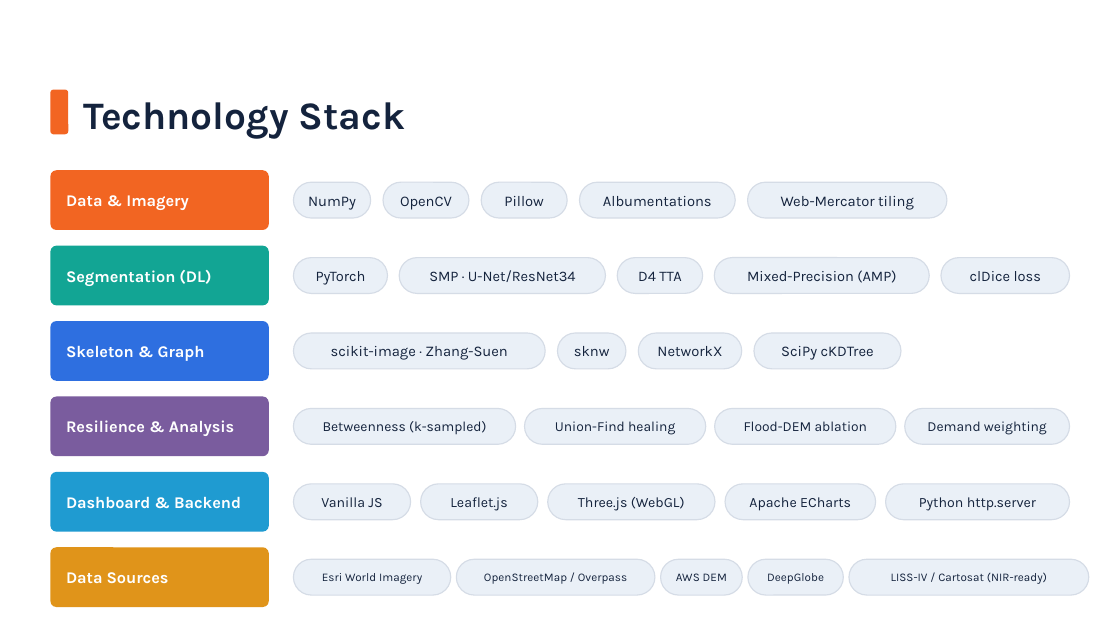
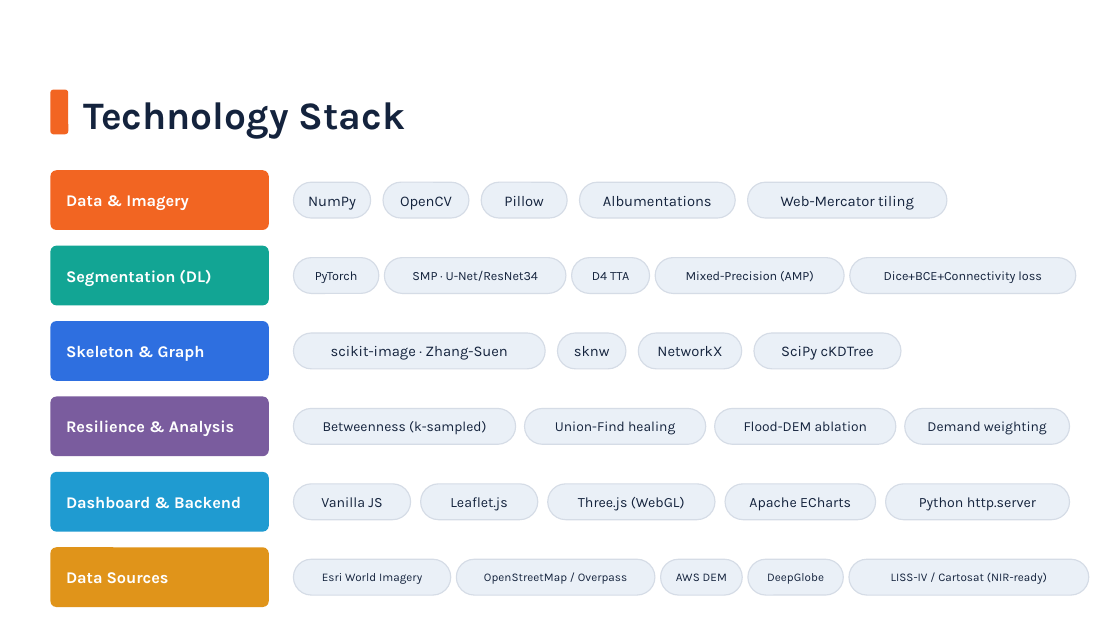
Before and after one commit to Viswas-R-Bhat/route-resilience, a slide deck: slide 8 of Escape_the_Matrix_ISRO_BAH_2026_PS4_Idea_Submission.pptx. Drawn at 1120x630 pixels with LibreOffice and Linux fonts; fonts in the diff are those of the drawing; background and template pictures are left out. Boxes give left, top, right and bottom in pixels: in the first picture for what was removed or moved away, otherwise in the second. Text is boxed around its words. In the diff, an @@ line names an element or a change of style, - is before the commit and + after.

```diff
--- a/Escape_the_Matrix_ISRO_BAH_2026_PS4_Idea_Submission.pptx
+++ b/Escape_the_Matrix_ISRO_BAH_2026_PS4_Idea_Submission.pptx
@@ rounded rectangle: place and size @@
-rounded rectangle at box(293, 258, 388, 293)
+rounded rectangle at box(293, 258, 379, 293)
@@ rounded rectangle: place and size @@
-rounded rectangle at box(399, 258, 605, 293)
+rounded rectangle at box(384, 258, 566, 293)
@@ text "SMP · U-Net/ResNet34": place and size @@
-text "SMP · U-Net/ResNet34" at box(429, 270, 576, 282)
+text "SMP · U-Net/ResNet34" at box(412, 271, 538, 281)
@@ rounded rectangle: place and size @@
-rounded rectangle at box(617, 258, 702, 293)
+rounded rectangle at box(571, 258, 650, 293)
@@ text "D4 TTA": place and size @@
-text "D4 TTA" at box(638, 271, 681, 281)
+text "D4 TTA" at box(592, 272, 629, 280)
@@ rounded rectangle: place and size @@
-rounded rectangle at box(715, 258, 930, 293)
+rounded rectangle at box(655, 258, 844, 293)
@@ size 9.4 to 8.1 pt in 4 elements at box(315, 271, 358, 283), box(412, 271, 538, 281), box(592, 272, 629, 280), box(686, 271, 814, 282) @@
@@ text "Mixed-Precision (AMP)": place and size @@
-text "Mixed-Precision (AMP)" at box(747, 270, 896, 283)
+text "Mixed-Precision (AMP)" at box(686, 271, 814, 282)
@@ rounded rectangle: place and size @@
-rounded rectangle at box(941, 258, 1070, 293)
+rounded rectangle at box(850, 258, 1076, 293)
@@ text at box(884, 271, 1042, 283): text changed; size 9.4 to 8.1 pt @@
-clDice loss
+Dice+BCE+Connectivity loss
```
Also in this commit, not shown: 5 other slides changed, 20 other files.
